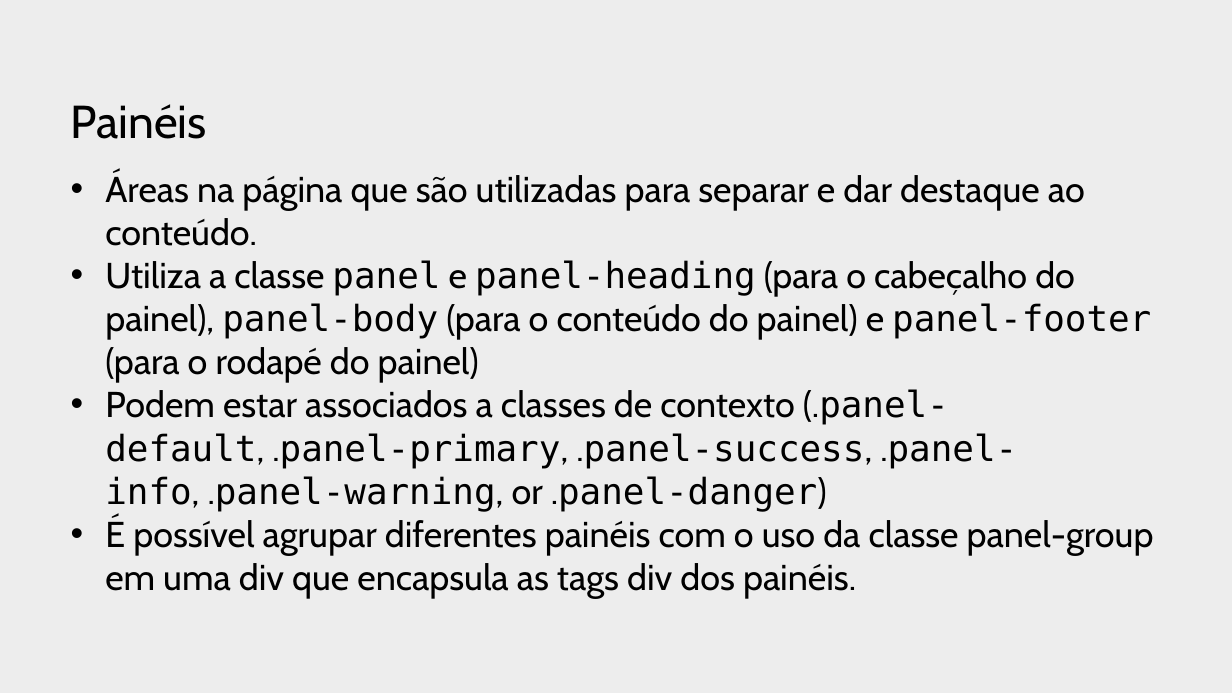
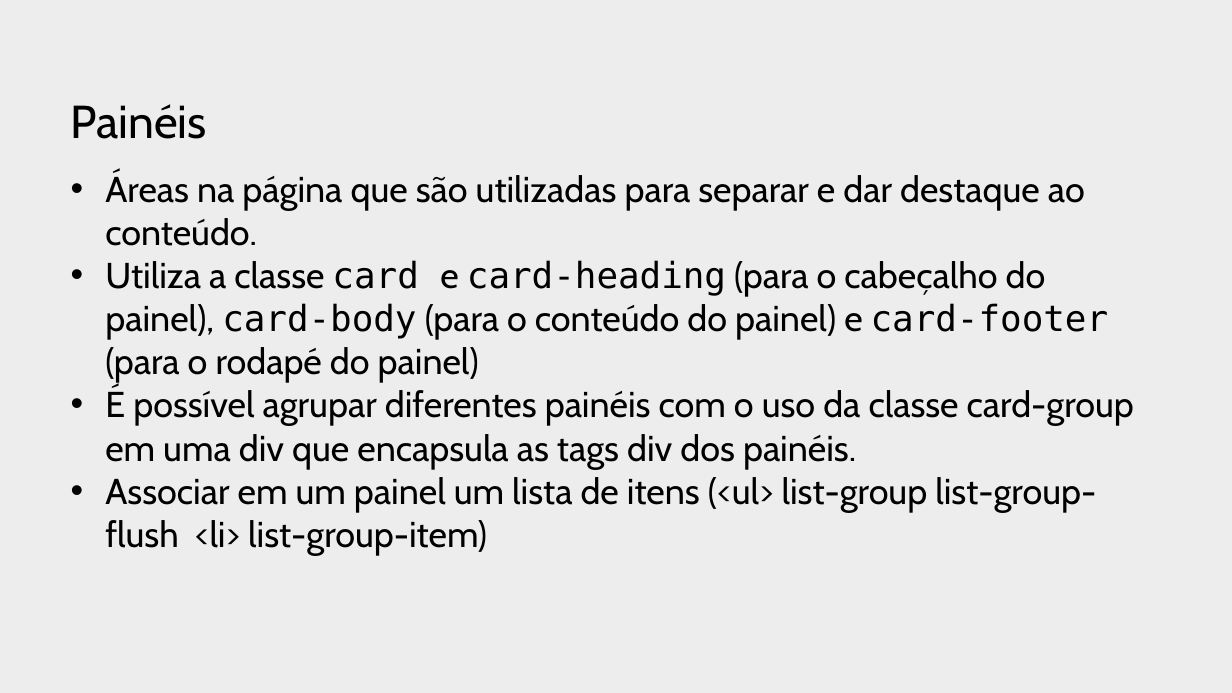
Before and after one commit to profJulioMomente/LTP2_3SI, a slide deck: slide 23 of 2018/2018.05.08-TheFoundations-BootStrap.pptx (slide 24 before the commit). Drawn at 1232x693 pixels with LibreOffice and Linux fonts; fonts in the diff are those of the drawing; background and template pictures are left out. Boxes give left, top, right and bottom in pixels: in the first picture for what was removed or moved away, otherwise in the second. Text is boxed around its words. In the diff, an @@ line names an element or a change of style, - is before the commit and + after.

Commit message:
conteúdos de aula

```diff
--- a/2018/2018.05.08-TheFoundations-BootStrap.pptx
+++ b/2018/2018.05.08-TheFoundations-BootStrap.pptx
@@ text at [105, 260, 1134, 556]: text changed @@
-• Utiliza a classe panel e panel-heading (para o cabeçalho do painel), panel-body (para o conteúdo do painel) e panel-footer (para o rodapé do painel)
-• Podem estar associados a classes de contexto (.panel-default, .panel-primary, .panel-success, .panel-info, .panel-warning, or .panel-danger)
-• É possível agrupar diferentes painéis com o uso da classe panel-group em uma div que encapsula as tags div dos painéis.
+• Utiliza a classe card e card-heading (para o cabeçalho do painel), card-body (para o conteúdo do painel) e card-footer (para o rodapé do painel)
+• É possível agrupar diferentes painéis com o uso da classe card-group em uma div que encapsula as tags div dos painéis.
+• Associar em um painel um lista de itens (<ul> list-group list-group-flush <li> list-group-item)
```
Also in this commit, not shown: 8 other slides changed, 2 slides added, 1 slide removed, 11 other files.
